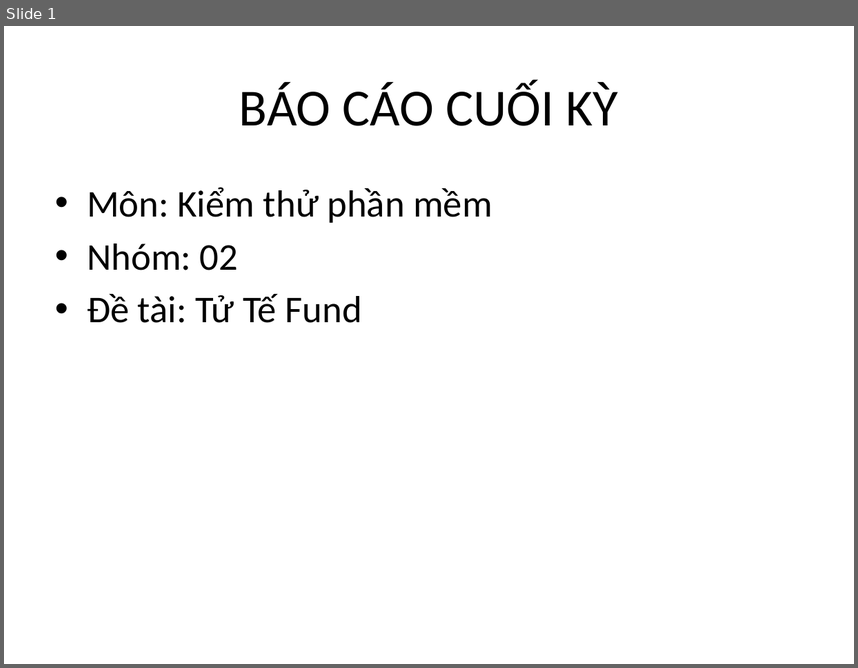
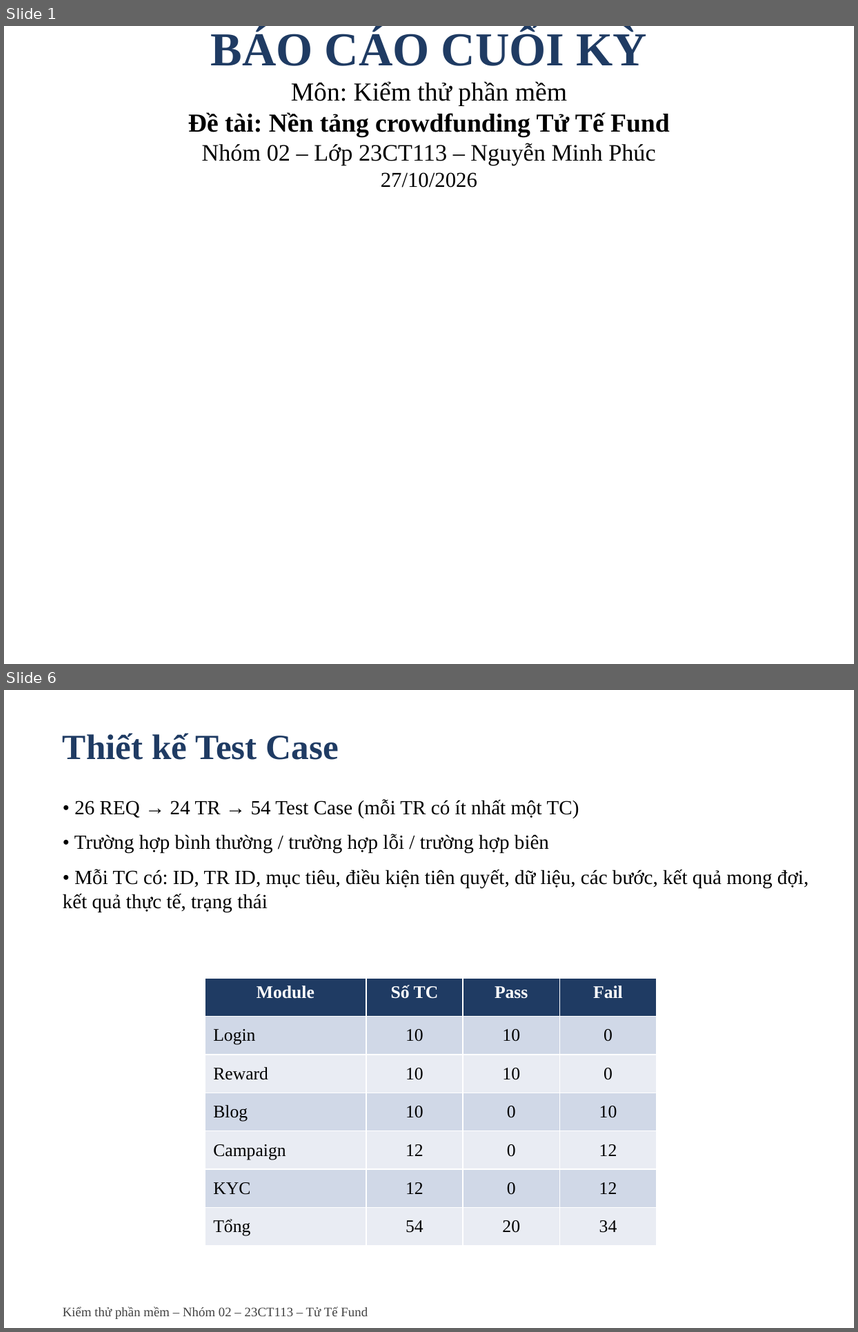
Before and after one commit to Escanor292/test, a slide deck: 23CT113_Nhom02_NenTangCrowdfunding(TuTeFund)/Word+ppt Báo Cáo/Ppt Báo cáo Nhóm 2 - 23CT113.pptx. Shown one above the other, each under a label of ours: slide 1 before the commit, slides 1 and 6 after it; the slides between them are not shown. The pictures are 858x668 and 858x1332 pixels, drawn with LibreOffice and Linux fonts; fonts in the diff are those of the drawing. Boxes give left, top, right and bottom in pixels: in the first picture for what was removed or moved away, otherwise in the second. Text is boxed around its words. In the diff, an @@ line names an element or a change of style, - is before the commit and + after.

```diff
--- a/23CT113_Nhom02_NenTangCrowdfunding(TuTeFund)/Word+ppt Báo Cáo/Ppt Báo cáo Nhóm 2 - 23CT113.pptx
+++ b/23CT113_Nhom02_NenTangCrowdfunding(TuTeFund)/Word+ppt Báo Cáo/Ppt Báo cáo Nhóm 2 - 23CT113.pptx
@@ slide 6 added at bbox=[4, 690, 854, 1328], background #FFFFFF @@
@@ text added at bbox=[63, 733, 339, 760], 30 pt, text #1F3B63, bold @@
+Thiết kế Test Case
@@ text added at bbox=[63, 799, 809, 911], 17 pt, text #000000 @@
+• 26 REQ → 24 TR → 54 Test Case (mỗi TR có ít nhất một TC)
+• Trường hợp bình thường / trường hợp lỗi / trường hợp biên
+• Mỗi TC có: ID, TR ID, mục tiêu, điều kiện tiên quyết, dữ liệu, các bước, kết quả mong đợi, kết quả thực tế, trạng thái
@@ table added at bbox=[205, 978, 657, 1246], 7 rows, 4 columns @@
+Module | Số TC | Pass | Fail
+Login | 10 | 10 | 0
+Reward | 10 | 10 | 0
+Blog | 10 | 0 | 10
+Campaign | 12 | 0 | 12
+KYC | 12 | 0 | 12
+Tổng | 54 | 20 | 34
@@ text added at bbox=[63, 1306, 368, 1319], 11 pt, text #404040 @@
+Kiểm thử phần mềm – Nhóm 02 – 23CT113 – Tử Tế Fund
@@ slide 1 changed as well @@
@@ title at bbox=[211, 28, 647, 66]: size 44 to 40 pt, font Calibri to Times New Roman, text colour #000000 to #1F3B63, bold on in "BÁO CÁO CUỐI KỲ" @@
@@ title at bbox=[188, 81, 670, 187]: paragraphs added @@
+Môn: Kiểm thử phần mềm
+Đề tài: Nền tảng crowdfunding Tử Tế Fund
+Nhóm 02 – Lớp 23CT113 – Nguyễn Minh Phúc
+27/10/2026
@@ text removed at bbox=[87, 187, 493, 323] @@
-• Môn: Kiểm thử phần mềm
-• Nhóm: 02
-• Đề tài: Tử Tế Fund
```
Also in this commit, not shown: 9 other slides added, 5 slides removed, 4 other files.
